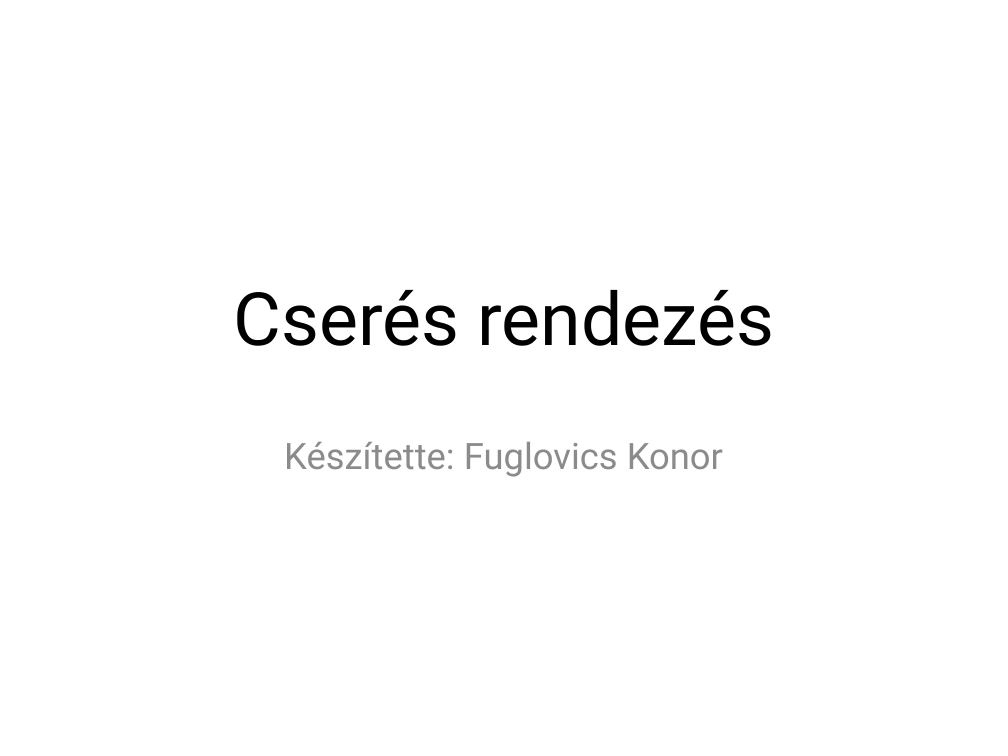
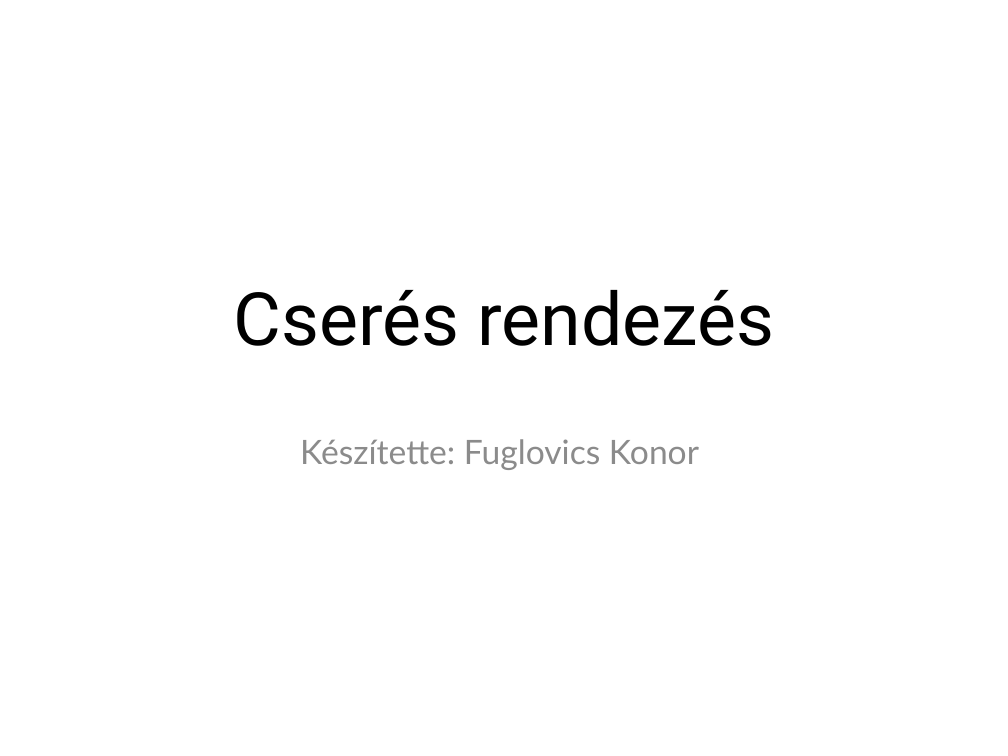
Before and after one commit to kizsi2019/KA_11D, a slide deck: slide 1 of Fuglovics Konor/sort.pptx. Drawn at 1008x756 pixels with LibreOffice and Linux fonts; fonts in the diff are those of the drawing; background and template pictures are left out. Boxes give left, top, right and bottom in pixels: in the first picture for what was removed or moved away, otherwise in the second. Text is boxed around its words. In the diff, an @@ line names an element or a change of style, - is before the commit and + after.

Commit message:
ppz

```diff
--- a/Fuglovics Konor/sort.pptx
+++ b/Fuglovics Konor/sort.pptx
@@ subtitle "Készítette: Fuglovics Konor" at [300,439,699,470]: size 26 to 24 pt, font Roboto to Lato @@
```
Also in this commit, not shown: 1 other slide changed, 1 slide added.
